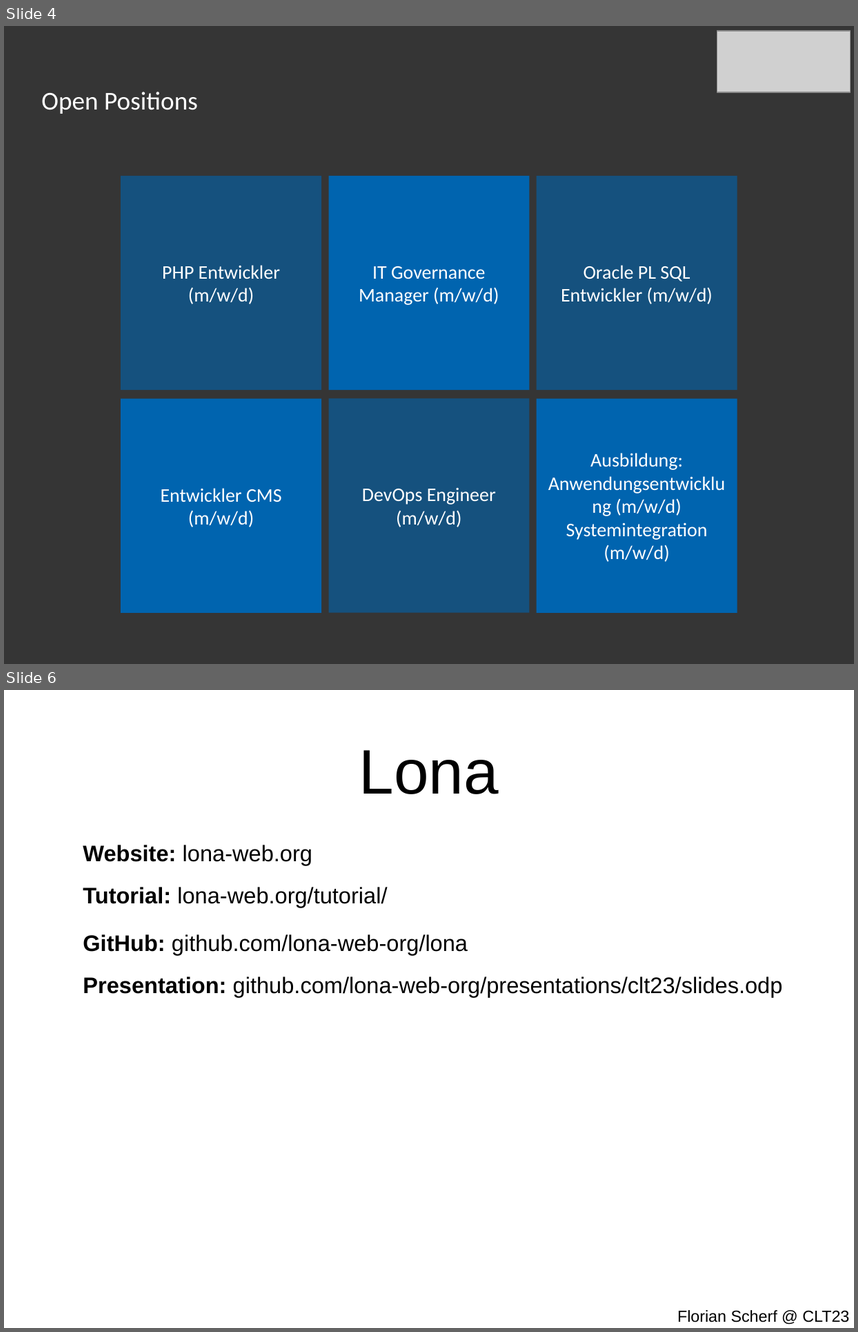
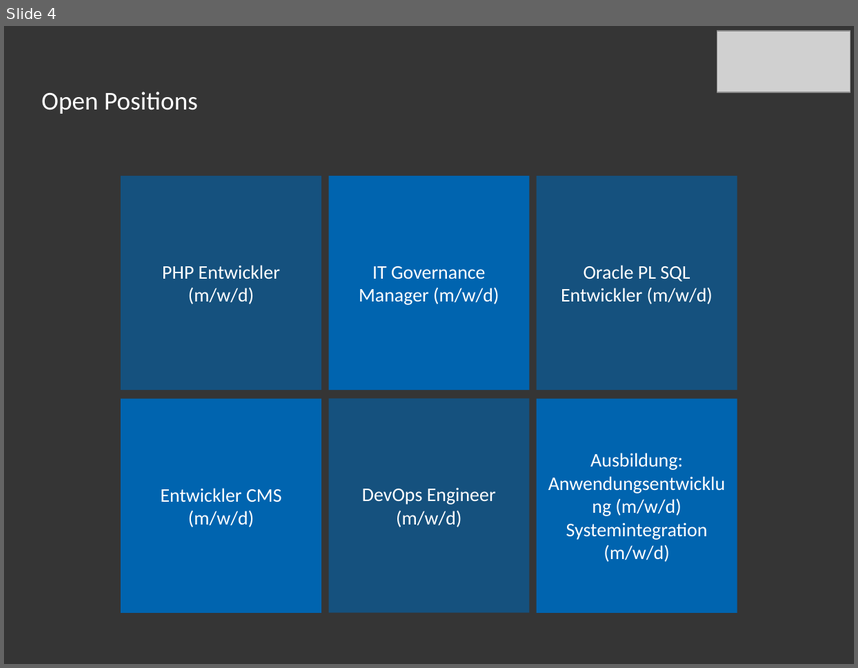
Before and after one commit to lona-web-org/presentations, a slide deck: clt23/slides.odp. Shown one above the other, each under a label of ours: slides 4 and 6 before the commit, slide 4 after it; the slides between them are not shown. The pictures are 858x1332 and 858x668 pixels, drawn with LibreOffice and Linux fonts; fonts in the diff are those of the drawing; grey boxes stand for pictures. Boxes give left, top, right and bottom in pixels: in the first picture for what was removed or moved away, otherwise in the second. Text is boxed around its words. In the diff, an @@ line names an element or a change of style, - is before the commit and + after.

```diff
--- a/clt23/slides.odp
+++ b/clt23/slides.odp
@@ slide 6 removed at (4, 690, 854, 1328), background #FFFFFF @@
@@ title removed at (359, 750, 499, 794) @@
-Lona
@@ text removed at (83, 845, 783, 997) @@
-Website: lona-web.org
-Tutorial: lona-web.org/tutorial/
-GitHub: github.com/lona-web-org/lona
-Presentation: github.com/lona-web-org/presentations/clt23/slides.odp
@@ text removed at (677, 1310, 849, 1322) @@
-Florian Scherf @ CLT23
```
Also in this commit, not shown: 6 slides changed, 18 slides added, 27 other files.
